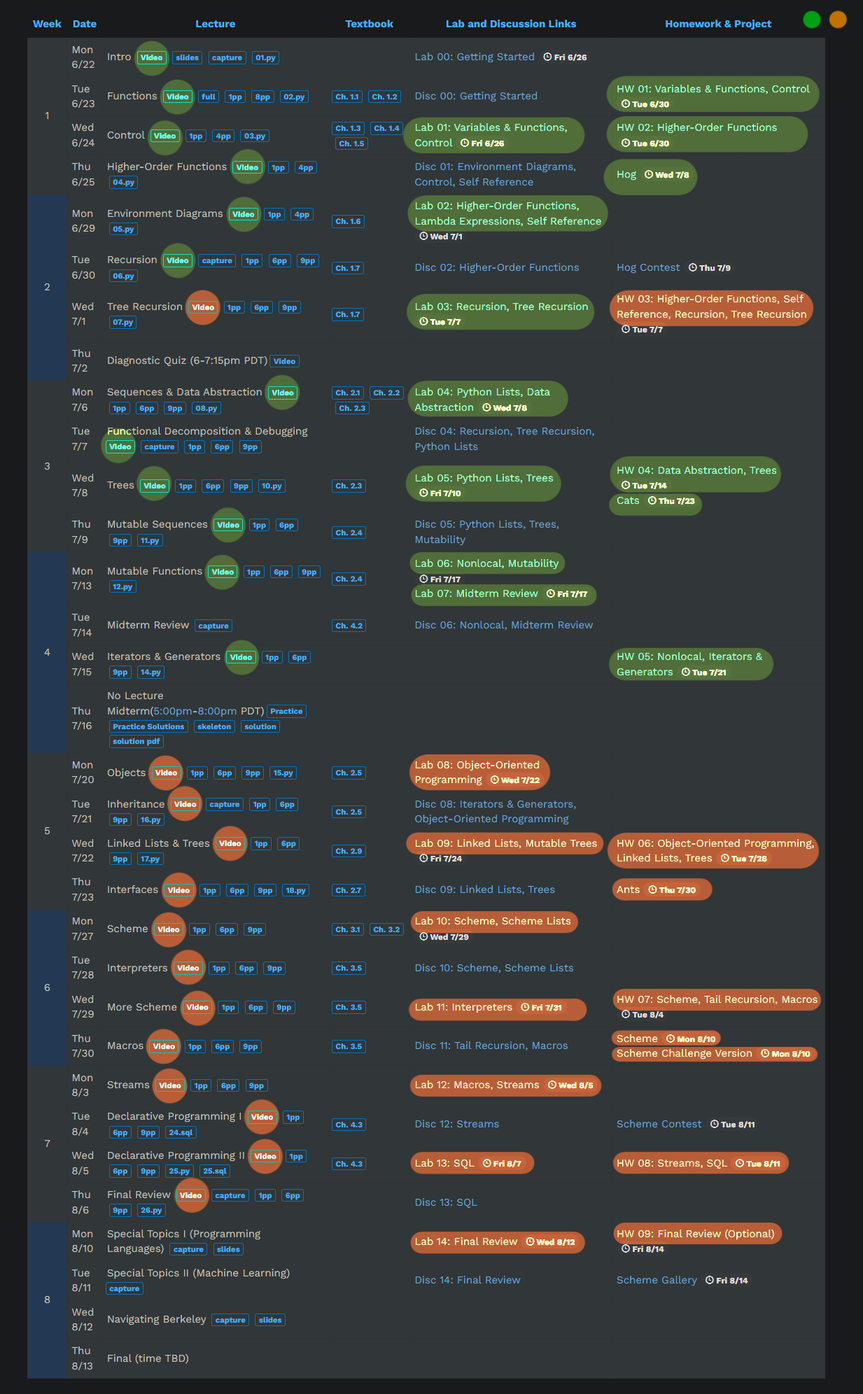
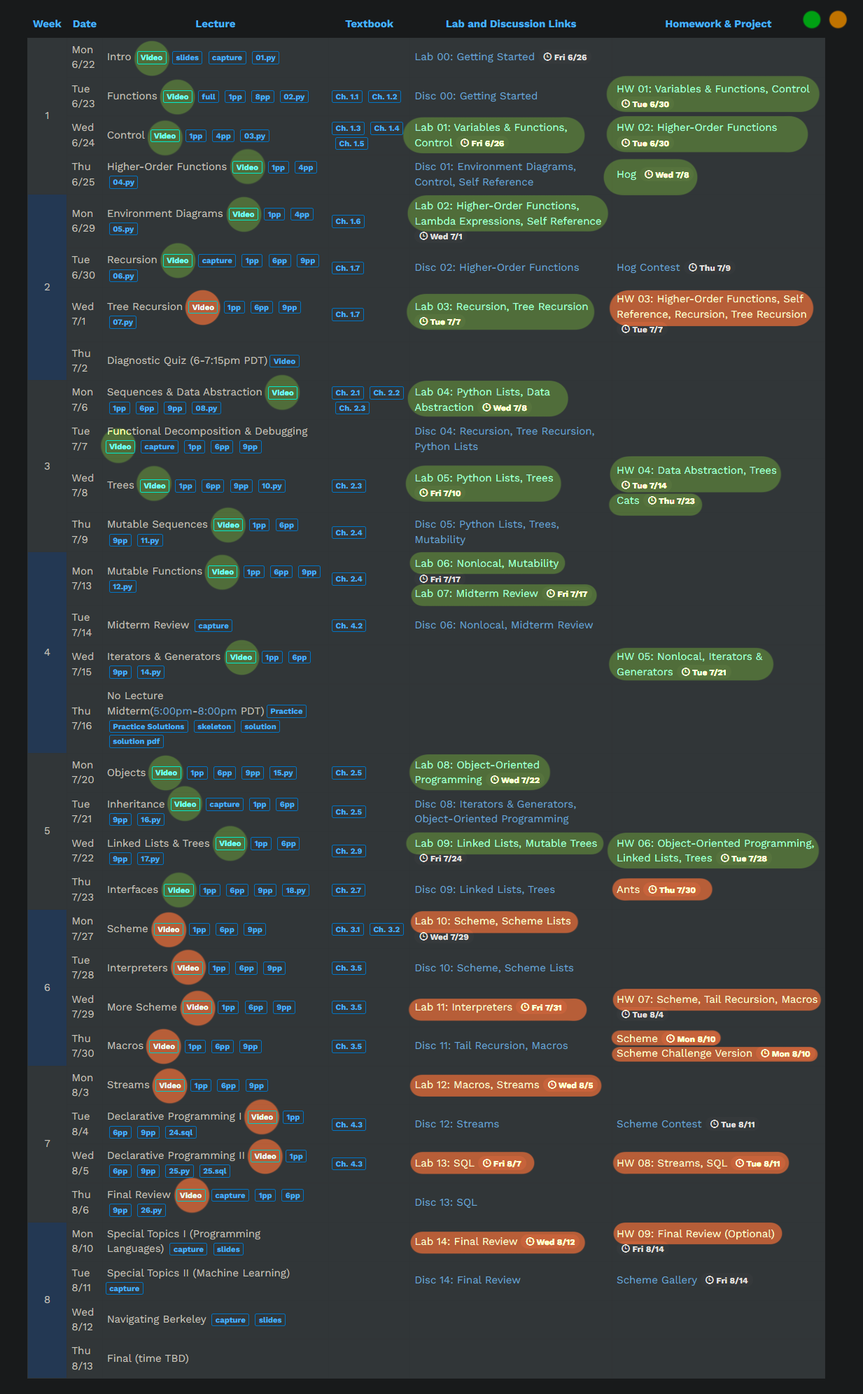
Revision of a layered 863px x 1394px image; what changed, layer by layer:
painted on "已完成" over [147, 753, 820, 909]
